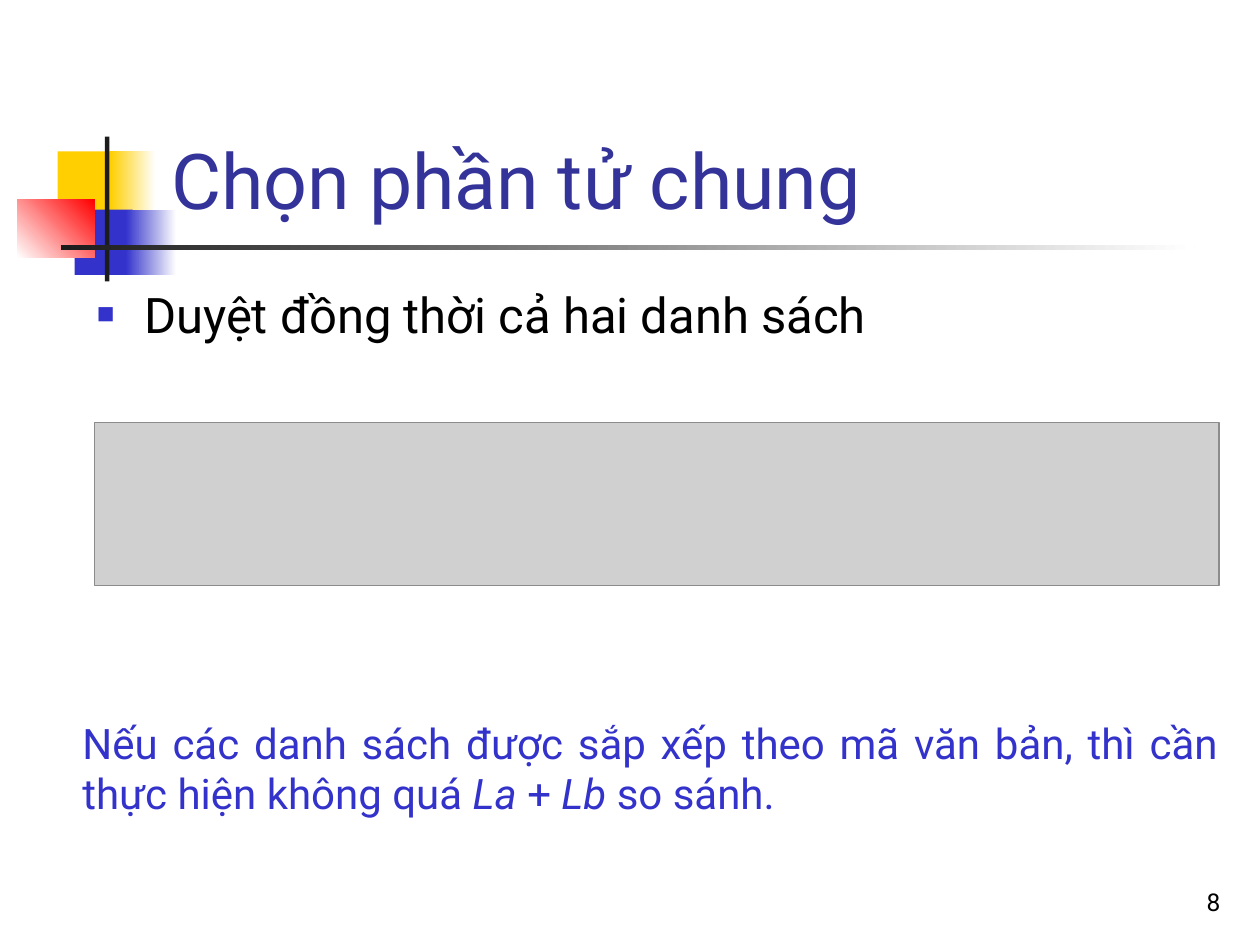
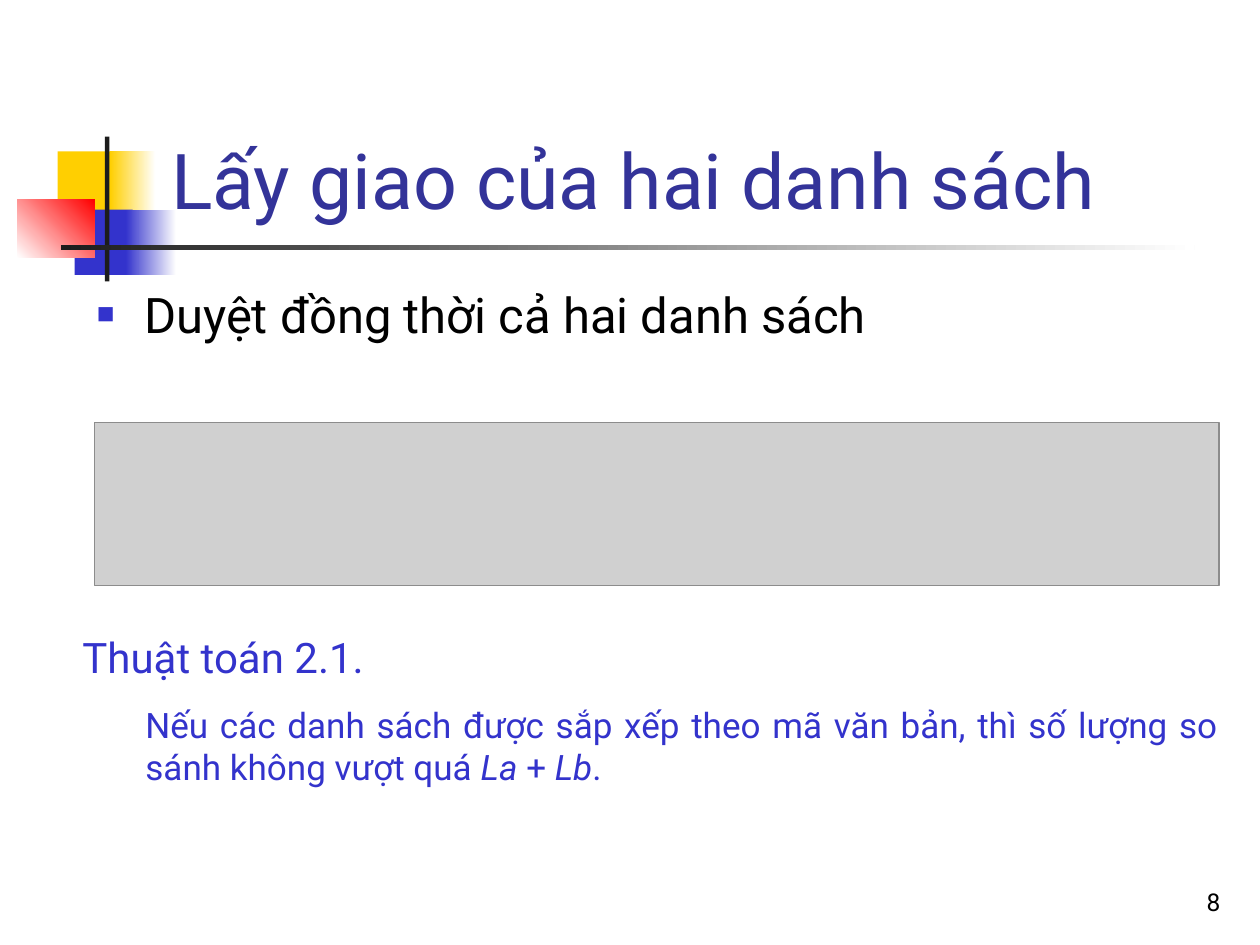
Before and after one commit to nguyenkhanhthien/IT4853, a slide deck: slide 8 of Bài 2 Thuc hien truy van Boolean tren chi muc nguoc.ppt. Drawn at 1260x945 pixels with LibreOffice and Linux fonts; fonts in the diff are those of the drawing; grey boxes stand for pictures. Boxes give left, top, right and bottom in pixels: in the first picture for what was removed or moved away, otherwise in the second. Text is boxed around its words. In the diff, an @@ line names an element or a change of style, - is before the commit and + after.

Commit message:
Mục lục bài 2

```diff
--- a/Bài 2 Thuc hien truy van Boolean tren chi muc nguoc.ppt
+++ b/Bài 2 Thuc hien truy van Boolean tren chi muc nguoc.ppt
@@ title at <box>171,146,1095,226</box>: text changed @@
-Chọn phần tử chung
+Lấy giao của hai danh sách
@@ text at <box>82,641,1217,788</box>: text changed; size 24 to 20 pt @@
-Nếu các danh sách được sắp xếp theo mã văn bản, thì cần thực hiện không quá La + Lb so sánh.
+Thuật toán 2.1.
+  Nếu các danh sách được sắp xếp theo mã văn bản, thì số lượng so sánh không vượt quá La + Lb.
```
Also in this commit, not shown: 9 other slides changed, 2 slides added.
